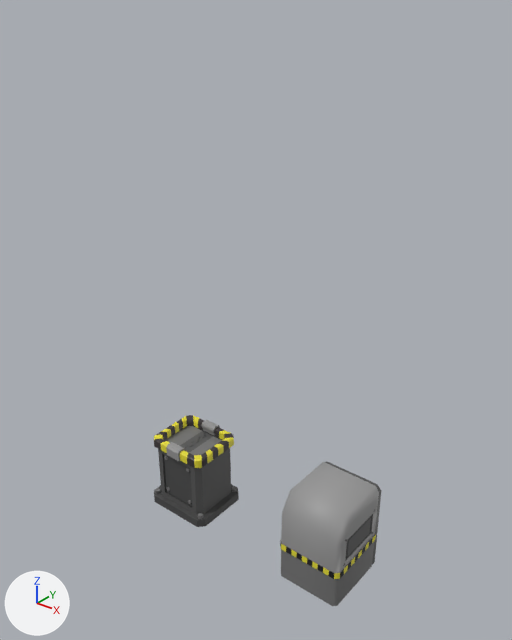
A saved change to the FBX model Assets/Art/Models/Furniture/Machines/Supply/DisposalMachines.fbx.
The view is the same before and after, from a 50 mm lens placed at (15.16, -18.22, 6.1), pointed at (6.11, -6.91, -0.91). Lighting does not change. The marker at lower left points along +X, +Y and +Z.

Script lines for the objects in view, before the commit:
```python
me_cube_2688 = bpy.data.meshes.new('Cube.2688')
me_cube_2688.from_pydata(...)  # 390 vertices, 241 faces; spans x -0.391..0.485, y 0.003..1.138, z -0.387..0.394
# faces by material slot: [212, 29]
me_cube_2688.materials.append(mat_palette05)  # picture img_palette05_png
me_cube_2688.materials.append(mat_palette05_emission)  # white #e7e7e7
me_disposalsbin_004 = bpy.data.meshes.new('DisposalsBin.004')
me_disposalsbin_004.from_pydata(...)  # 476 vertices, 401 faces; spans x -0.446..0.446, y 0.0..0.991, z -0.391..0.391
me_disposalsbin_004.materials.append(mat_palette05)  # picture img_palette05_png
ob_disposalbin = bpy.data.objects.new('DisposalBin', me_disposalsbin_004)
ob_disposalbin.location = (10.0, -13.0, 0.0)
ob_disposalbin.rotation_euler = (1.571, 0.0, -3.142)  # degrees (90, 0, -180)
ob_disposaloutlet = bpy.data.objects.new('DisposalOutlet', me_cube_2688)
ob_disposaloutlet.location = (12.0, -13.0, 0.0)
ob_disposaloutlet.rotation_euler = (1.571, 0.0, -3.142)  # degrees (90, 0, -180)
```
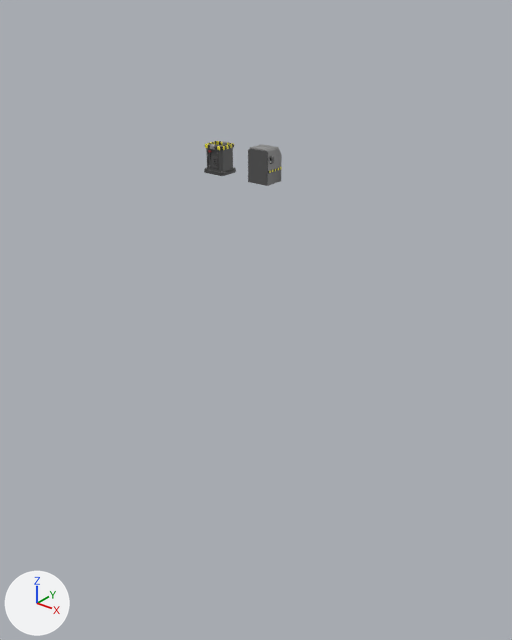
Where the change shows, as pixel boxes (x1, y1, x2, y2) in the pictures (512 x 640 px):
'DisposalOutlet', moved, turned
    before: (280, 462, 379, 606)
    after: (250, 144, 282, 186)
'DisposalBin', moved, turned
    before: (154, 415, 239, 527)
    after: (204, 141, 236, 176)
'DisposalOutletDoorR', moved, turned
    before: (351, 473, 381, 565)
    after: (248, 148, 257, 184)
'DisposalBinLidL', moved, turned (not visible afterwards)
    before: (165, 426, 206, 451)
'DisposalOutletDoorL', moved, turned
    before: (325, 461, 351, 474)
    after: (257, 150, 268, 186)
'DisposalBinLidR', moved, turned (not visible afterwards)
    before: (185, 433, 222, 455)

Patch to the scene script:
```diff
--- a/Assets/Art/Models/Furniture/Machines/Supply/DisposalMachines.fbx.py
+++ b/Assets/Art/Models/Furniture/Machines/Supply/DisposalMachines.fbx.py
@@ ob_disposalbin @@
 ob_disposalbin = bpy.data.objects.new('DisposalBin', me_disposalsbin_004)
-ob_disposalbin.location = (10.0, -13.0, 0.0)
-ob_disposalbin.rotation_euler = (1.571, 0.0, -3.142)  # degrees (90, 0, -180)
+ob_disposalbin.location = (-1.0, 0.0, 0.0)
+ob_disposalbin.rotation_euler = (1.571, 0.0, 0.0)  # degrees (90, 0, 0)
@@ ob_disposaloutlet @@
 ob_disposaloutlet = bpy.data.objects.new('DisposalOutlet', me_cube_2688)
-ob_disposaloutlet.location = (12.0, -13.0, 0.0)
-ob_disposaloutlet.rotation_euler = (1.571, 0.0, -3.142)  # degrees (90, 0, -180)
+ob_disposaloutlet.location = (1.0, 0.0, 0.0)
+ob_disposaloutlet.rotation_euler = (1.571, 0.0, 0.0)  # degrees (90, 0, 0)
```
